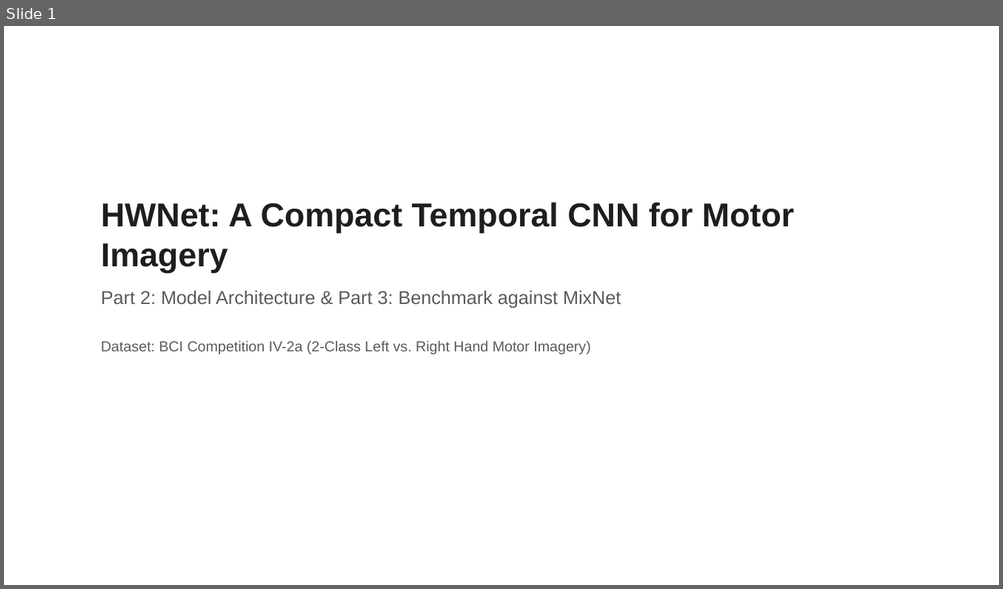
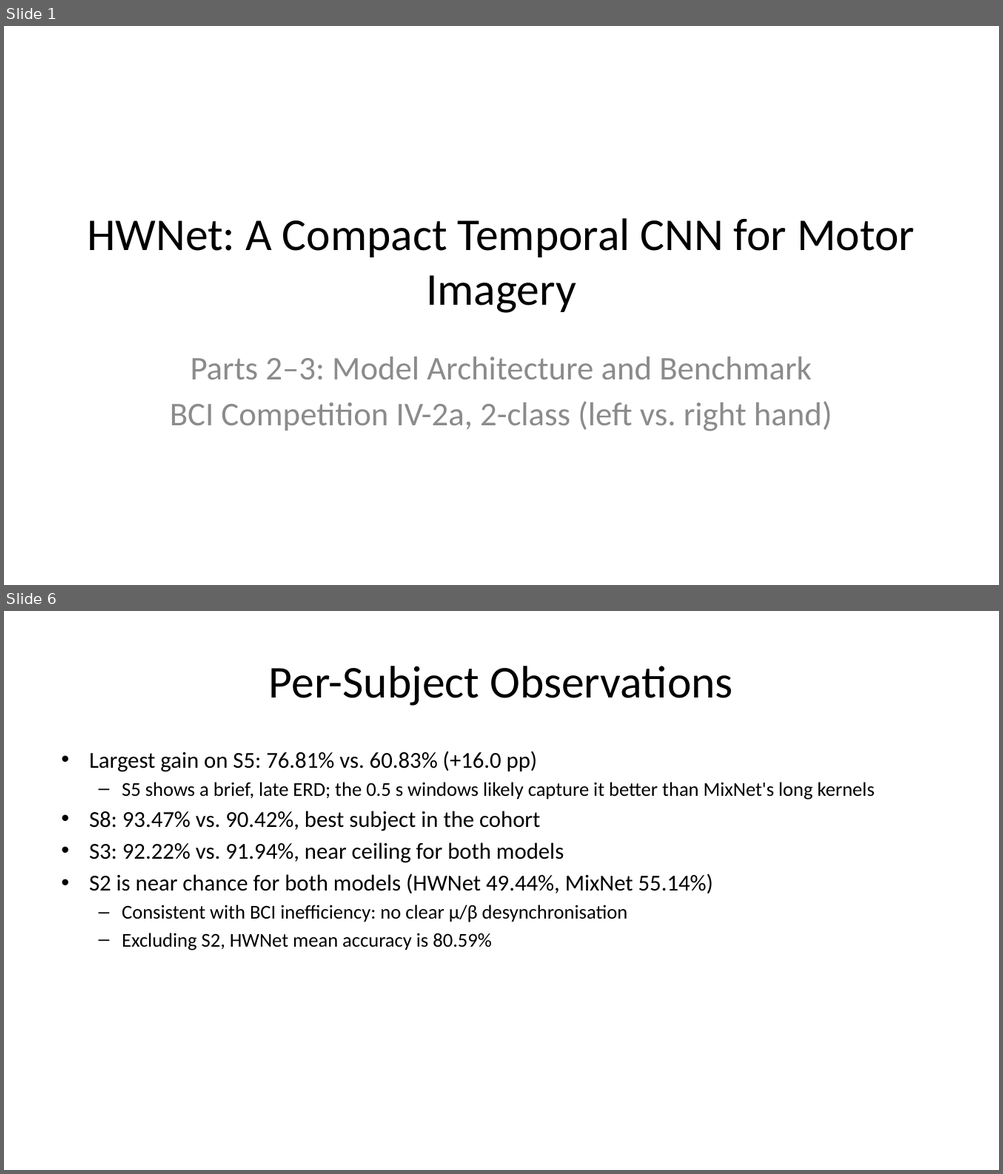
Before and after one commit to pratch/frontier-hw-bci, a slide deck: docs/HWNet_Presentation.pptx. Shown one above the other, each under a label of ours: slide 1 before the commit, slides 1 and 6 after it; the slides between them are not shown. The pictures are 1003x589 and 1003x1174 pixels, drawn with LibreOffice and Linux fonts; fonts in the diff are those of the drawing. Boxes give left, top, right and bottom in pixels: in the first picture for what was removed or moved away, otherwise in the second. Text is boxed around its words. In the diff, an @@ line names an element or a change of style, - is before the commit and + after.

```diff
--- a/docs/HWNet_Presentation.pptx
+++ b/docs/HWNet_Presentation.pptx
@@ slide 6 added at (x1=4, y1=611, x2=999, y2=1170), background #FFFFFF @@
@@ title added at (x1=269, y1=666, x2=733, y2=706), 44 pt, text #000000 @@
+Per-Subject Observations
@@ text added at (x1=89, y1=751, x2=874, y2=951), 22 pt, text #000000 @@
+• Largest gain on S5: 76.81% vs. 60.83% (+16.0 pp)
+  – S5 shows a brief, late ERD; the 0.5 s windows likely capture it better than MixNet's long kernels
+• S8: 93.47% vs. 90.42%, best subject in the cohort
+• S3: 92.22% vs. 91.94%, near ceiling for both models
+• S2 is near chance for both models (HWNet 49.44%, MixNet 55.14%)
+  – Consistent with BCI inefficiency: no clear μ/β desynchronisation
+  – Excluding S2, HWNet mean accuracy is 80.59%
@@ slide 1 changed as well @@
@@ title "HWNet: A Compact Temporal CNN ..." moved from (x1=101, y1=202, x2=794, y2=355) to (x1=87, y1=218, x2=914, y2=313) @@
@@ title "HWNet: A Compact Temporal CNN ..." at (x1=87, y1=218, x2=914, y2=313): size 32 to 44 pt, font Arial to Calibri, text colour #1E1E1E to #000000, bold off; alignment left to centre; vertical alignment top to middle @@
@@ title at (x1=101, y1=290, x2=620, y2=355): paragraphs removed @@
-Part 2: Model Architecture & Part 3: Benchmark against MixNet
-Dataset: BCI Competition IV-2a (2-Class Left vs. Right Hand Motor Imagery)
@@ subtitle added at (x1=170, y1=357, x2=832, y2=432), 32 pt, text #8C8C8C @@
+Parts 2–3: Model Architecture and Benchmark
+BCI Competition IV-2a, 2-class (left vs. right hand)
```
Also in this commit, not shown: 3 other slides changed, 2 other slides added, 3 slides removed, 4 other files.
